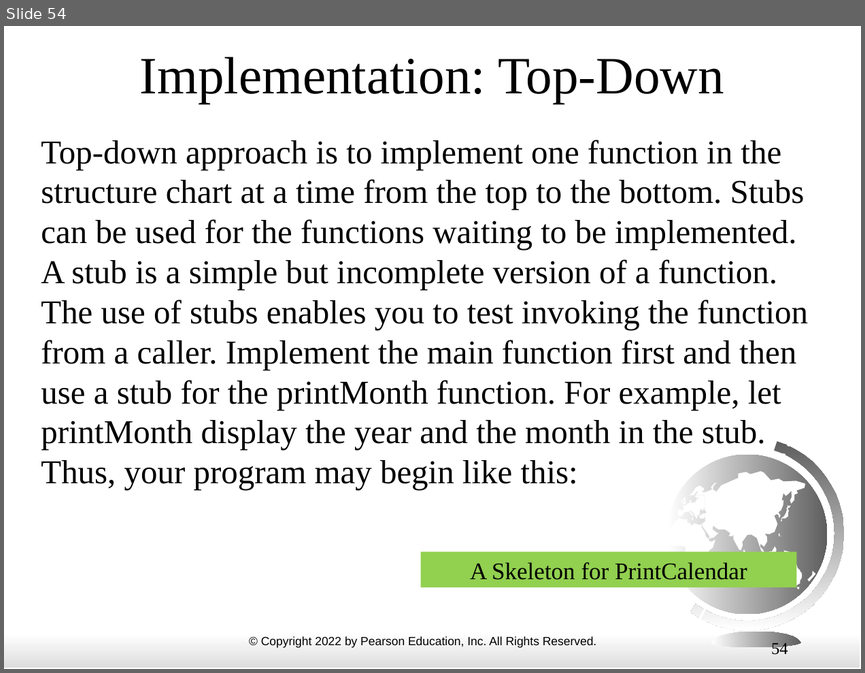
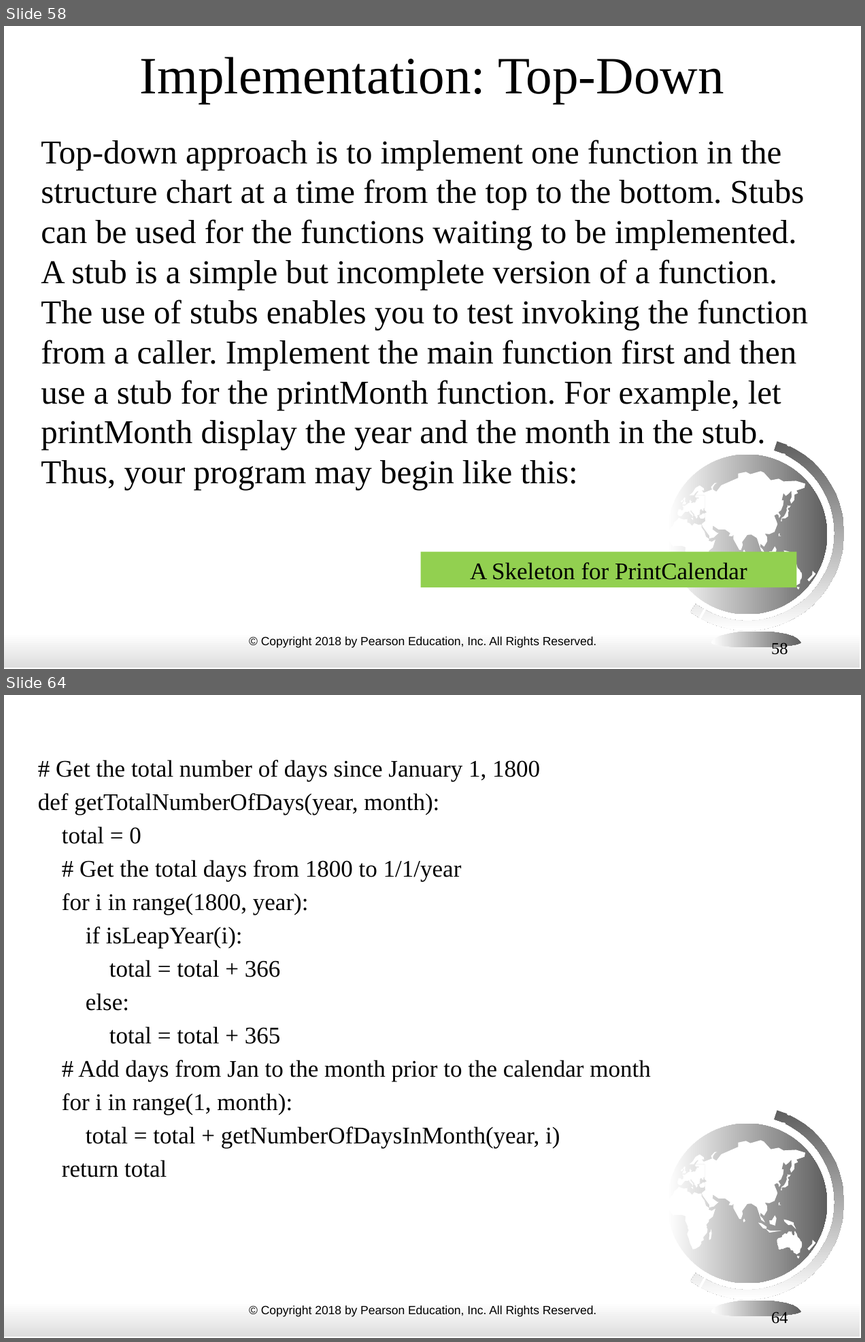
Before and after one commit to alp1991/ECE3_FALL24, a slide deck: ppt_slides/06 functions.pptx. Shown one above the other, each under a label of ours: slide 54 before the commit, slides 58 and 64 after it; the slides between them are not shown. The pictures are 865x673 and 865x1342 pixels, drawn with LibreOffice and Linux fonts; fonts in the diff are those of the drawing. Boxes give left, top, right and bottom in pixels: in the first picture for what was removed or moved away, otherwise in the second. Text is boxed around its words. In the diff, an @@ line names an element or a change of style, - is before the commit and + after.

```diff
--- a/ppt_slides/06 functions.pptx
+++ b/ppt_slides/06 functions.pptx
@@ slide 64 added at bbox=[4, 695, 861, 1338], background #FFFFFF; not listed: 24 template elements that a slide beside it also shows @@
@@ text added at bbox=[38, 760, 651, 1177], 20 pt, text #000000 @@
+# Get the total number of days since January 1, 1800
+def getTotalNumberOfDays(year, month):
+total = 0
+# Get the total days from 1800 to 1/1/year
+for i in range(1800, year):
+if isLeapYear(i):
+total = total + 366
+else:
+total = total + 365
+# Add days from Jan to the month prior to the calendar month
+for i in range(1, month):
+total = total + getNumberOfDaysInMonth(year, i)
+return total
@@ freeform shape added at bbox=[758, 1222, 781, 1232], fill #FFFFFF @@
@@ freeform shape added at bbox=[709, 1229, 712, 1240], fill #FFFFFF @@
@@ page number added at bbox=[771, 1312, 788, 1326], 14 pt, text #000000 @@
+64
@@ what was slide 54 is now slide 58 @@
@@ slide 58 changed as well @@
@@ text at bbox=[261, 636, 597, 648]: text changed @@
-© Copyright 2022 by Pearson Education, Inc. All Rights Reserved.
+© Copyright 2018 by Pearson Education, Inc. All Rights Reserved.
@@ page number at bbox=[771, 642, 788, 657]: text changed @@
-54
+58
```
Also in this commit, not shown: 55 other slides changed, 11 other slides added.
